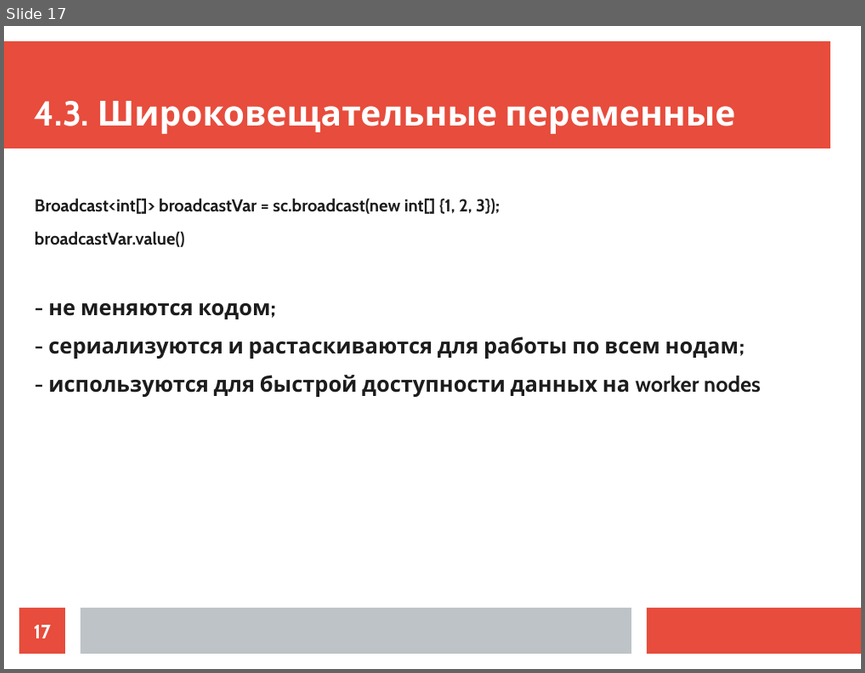
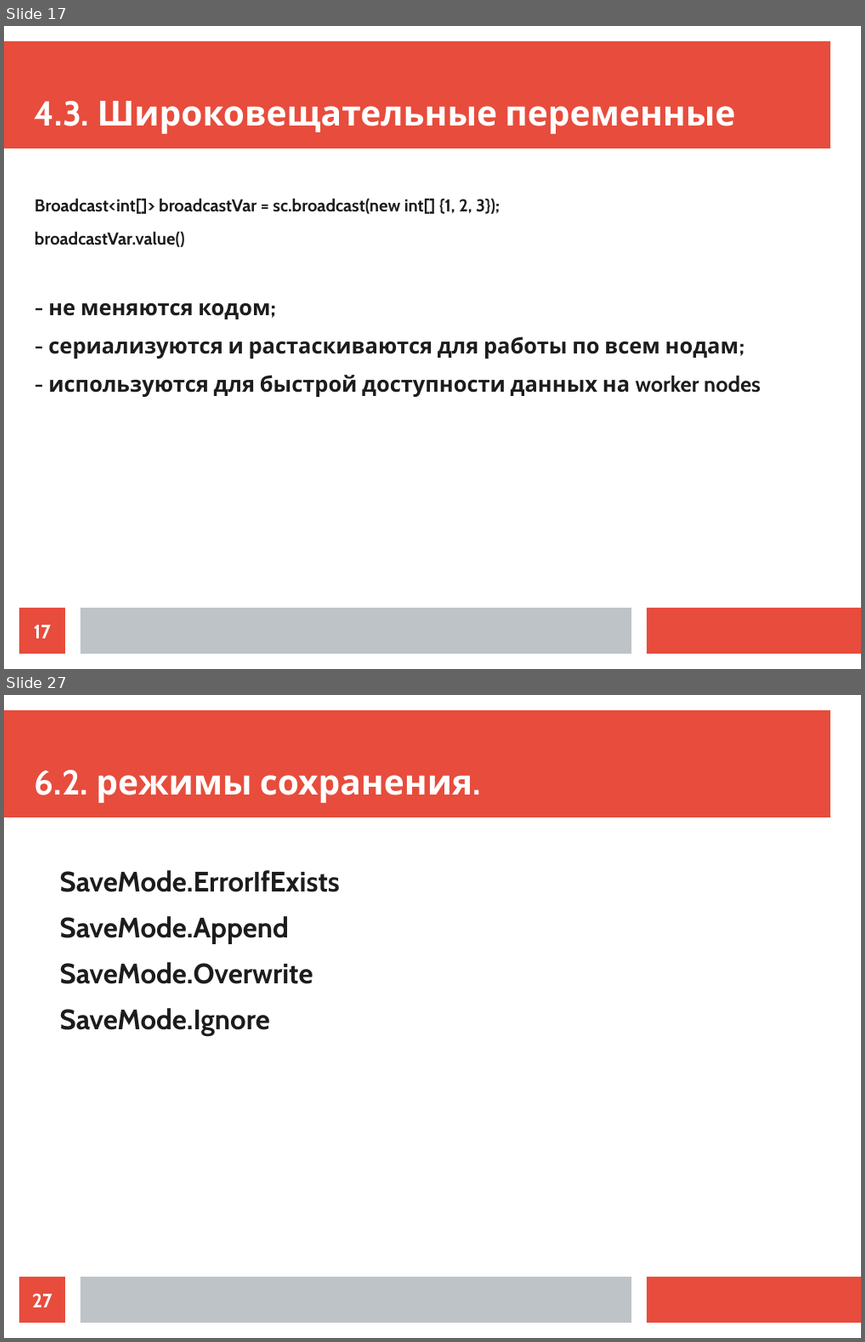
Before and after one commit to ilya1st/spark-samples, a slide deck: report_plan/report.odp. Shown one above the other, each under a label of ours: slide 17 before the commit, slides 17 and 27 after it; the slides between them are not shown. The pictures are 865x673 and 865x1342 pixels, drawn with LibreOffice and Linux fonts; fonts in the diff are those of the drawing. Boxes give left, top, right and bottom in pixels: in the first picture for what was removed or moved away, otherwise in the second. Text is boxed around its words. In the diff, an @@ line names an element or a change of style, - is before the commit and + after.

```diff
--- a/report_plan/report.odp
+++ b/report_plan/report.odp
@@ slide 27 added at box(4, 695, 861, 1338), background #FFFFFF; not listed: 3 template elements that a slide beside it also shows @@
@@ title added at box(35, 770, 472, 803), 32 pt, text #FFFFFF, bold @@
+6.2. режимы сохранения.
@@ text added at box(60, 870, 340, 1035), 26 pt, text #1C1C1C, bold @@
+SaveMode.ErrorIfExists
+SaveMode.Append
+SaveMode.Overwrite
+SaveMode.Ignore
@@ page number added at box(19, 1276, 65, 1322), fill #E74C3C, 18 pt, text #FFFFFF, bold @@
+27
```
Also in this commit, not shown: 3 slides changed, 12 other slides added, 6 slides removed, 2 other files.
